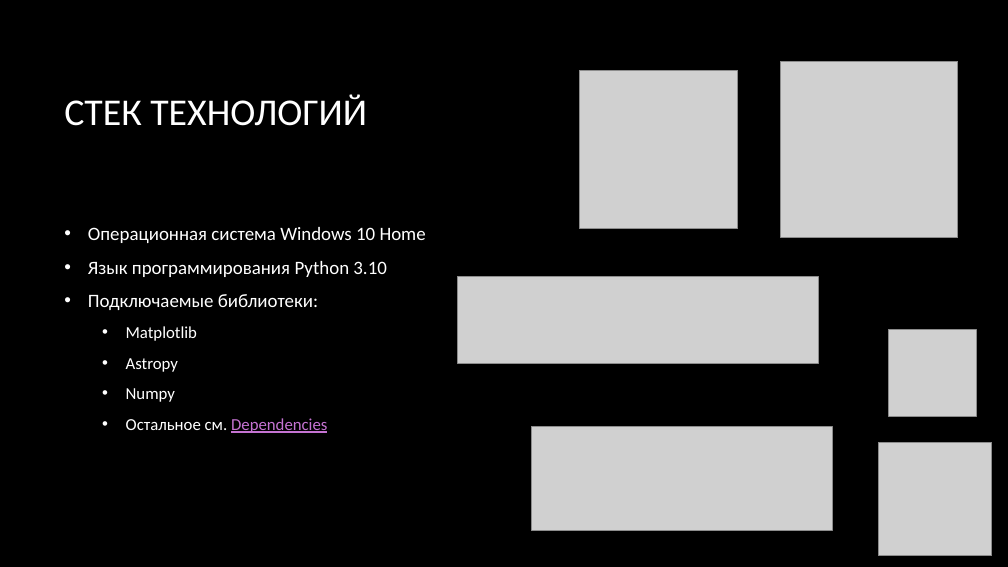
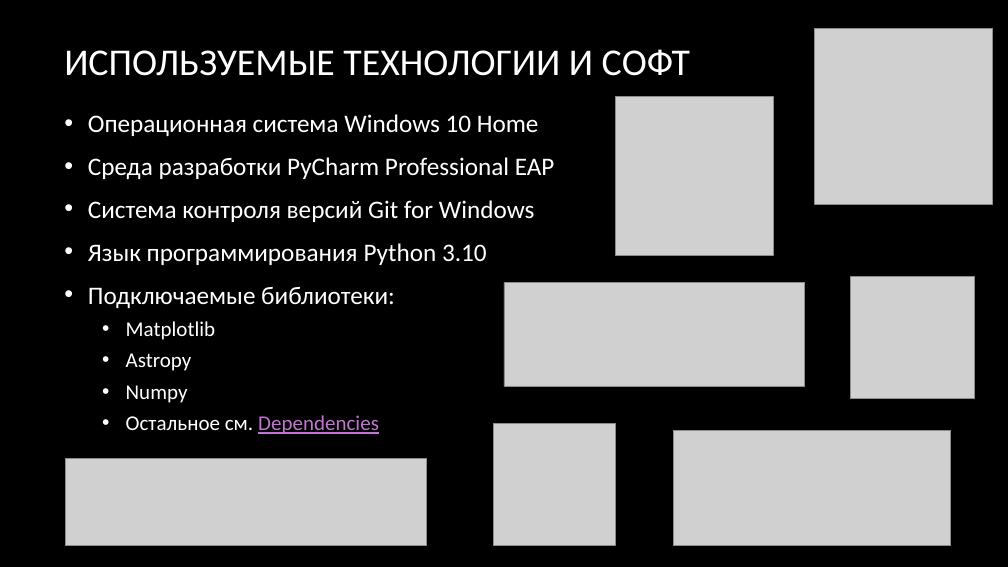
Before and after one commit to wsadqert/scientificProject, a slide deck: slide 3 of src/Компьютерное моделирование кривой блеска затменной звёздной системы.pptx. Drawn at 1008x567 pixels with LibreOffice and Linux fonts; fonts in the diff are those of the drawing; grey boxes stand for pictures; background and template pictures are left out. Boxes give left, top, right and bottom in pixels: in the first picture for what was removed or moved away, otherwise in the second. Text is boxed around its words. In the diff, an @@ line names an element or a change of style, - is before the commit and + after.

Commit message:
Updated presentation

```diff
--- a/src/Компьютерное моделирование кривой блеска затменной звёздной системы.pptx
+++ b/src/Компьютерное моделирование кривой блеска затменной звёздной системы.pptx
@@ picture: place and size @@
-picture at <box>781,61,958,237</box>
+picture at <box>815,28,992,204</box>
@@ title at <box>64,49,690,76</box>: text changed @@
-СТЕК ТЕХНОЛОГИЙ
+ИСПОЛЬЗУЕМЫЕ ТЕХНОЛОГИИ И СОФТ
@@ text "Операционная система Windows 10 Home": place and size @@
-text "Операционная система Windows 10 Home" at <box>88,227,426,433</box>
+text "Операционная система Windows 10 Home" at <box>88,114,555,434</box>
@@ text at <box>88,114,539,434</box>: size 18 to 24 pt in "Операционная система Windows 10 Home", "Язык программирования Python 3.10", "Подключаемые библиотеки:"; size 16 to 20 pt in "Matplotlib", "Astropy", "Numpy", "Остальное см. Dependencies"; more space between paragraphs; less space between paragraphs @@
@@ picture: place and size @@
-picture at <box>579,70,737,228</box>
+picture at <box>616,97,774,255</box>
@@ text at <box>88,157,555,222</box>: paragraphs added @@
+• Среда разработки PyCharm Professional EAP
+• Система контроля версий Git for Windows
@@ picture: place and size @@
-picture at <box>532,427,833,532</box>
+picture at <box>504,282,805,386</box>
@@ picture: place and size @@
-picture at <box>889,330,976,417</box>
+picture at <box>851,276,974,399</box>
@@ picture added at <box>494,423,616,545</box> @@
@@ picture added at <box>674,430,951,545</box> @@
@@ picture removed at <box>879,442,992,556</box> @@
@@ picture: place and size @@
-picture at <box>457,277,819,364</box>
+picture at <box>65,458,426,545</box>
```
Also in this commit, not shown: 2 other slides changed, 6 slides added, 1 slide removed.
